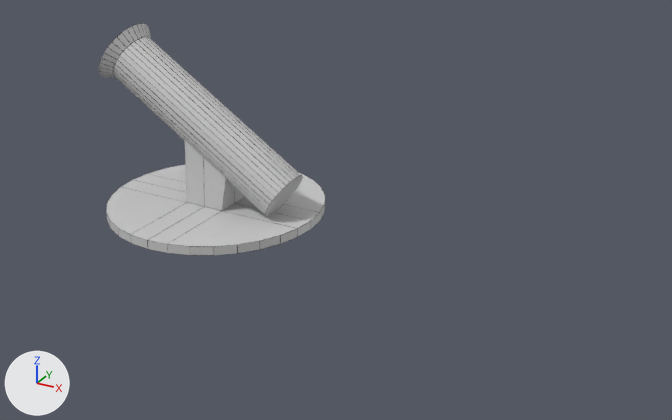
The Blender file resources/objects/machines/machines.blend: old version first, new version second.
The view is the same before and after, from a 50 mm camera at (20.1, -27.0, 16.3) aimed at (5.5, -0.4, 3.0). The axes (+X, +Y, +Z) are drawn at lower left. The lights are the same throughout.

Objects in the first picture: 'cannon'.
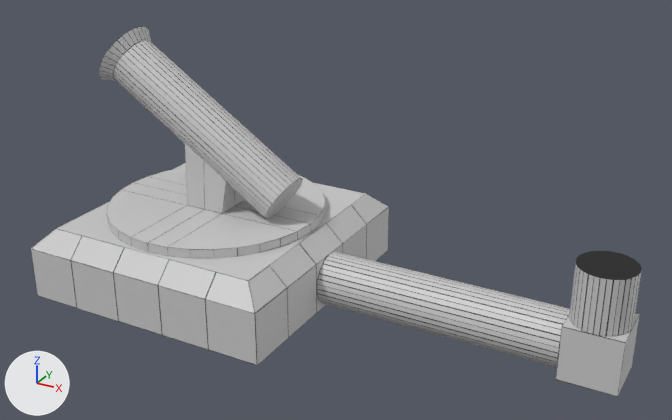
Where the change shows, as pixel boxes [x1, y1, x2, y2] in the pictures (672 x 420 px):
'cannon_frame', shown: after [31, 163, 642, 397]
'cannon', moved: before [99, 23, 325, 255]; after [99, 26, 325, 258]
'lower_platform', shown (black): after [576, 251, 642, 280]

The edits, one by one:
Object 'cannon_frame' (ob_cannon_frame) is now shown.
Object 'lower_platform' (ob_lower_platform) is now shown.
Object 'cannon' (ob_cannon) moves from (0.0, 0.0, 0.12) to (0.0, 0.0, 0.0).
